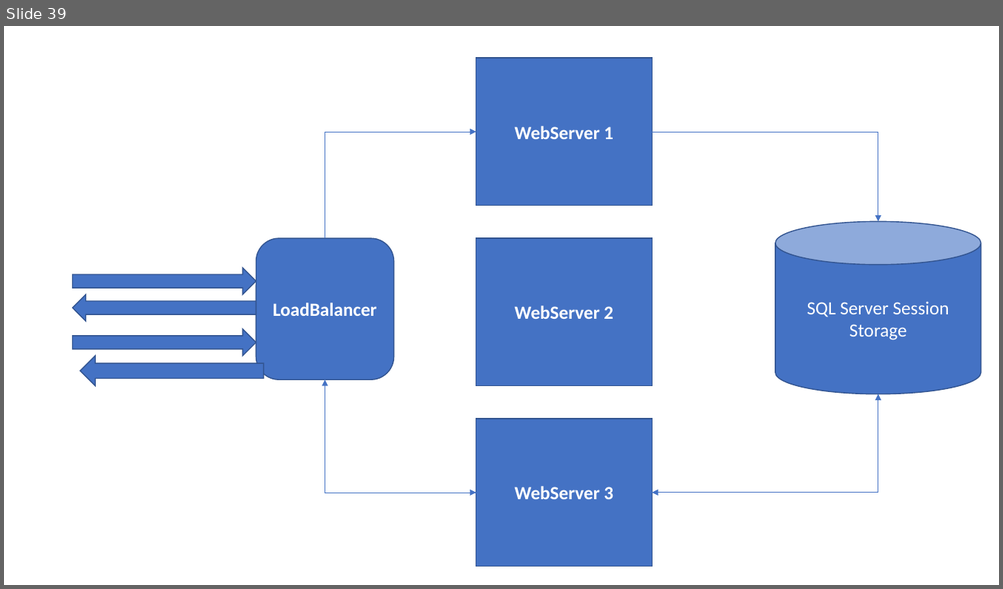
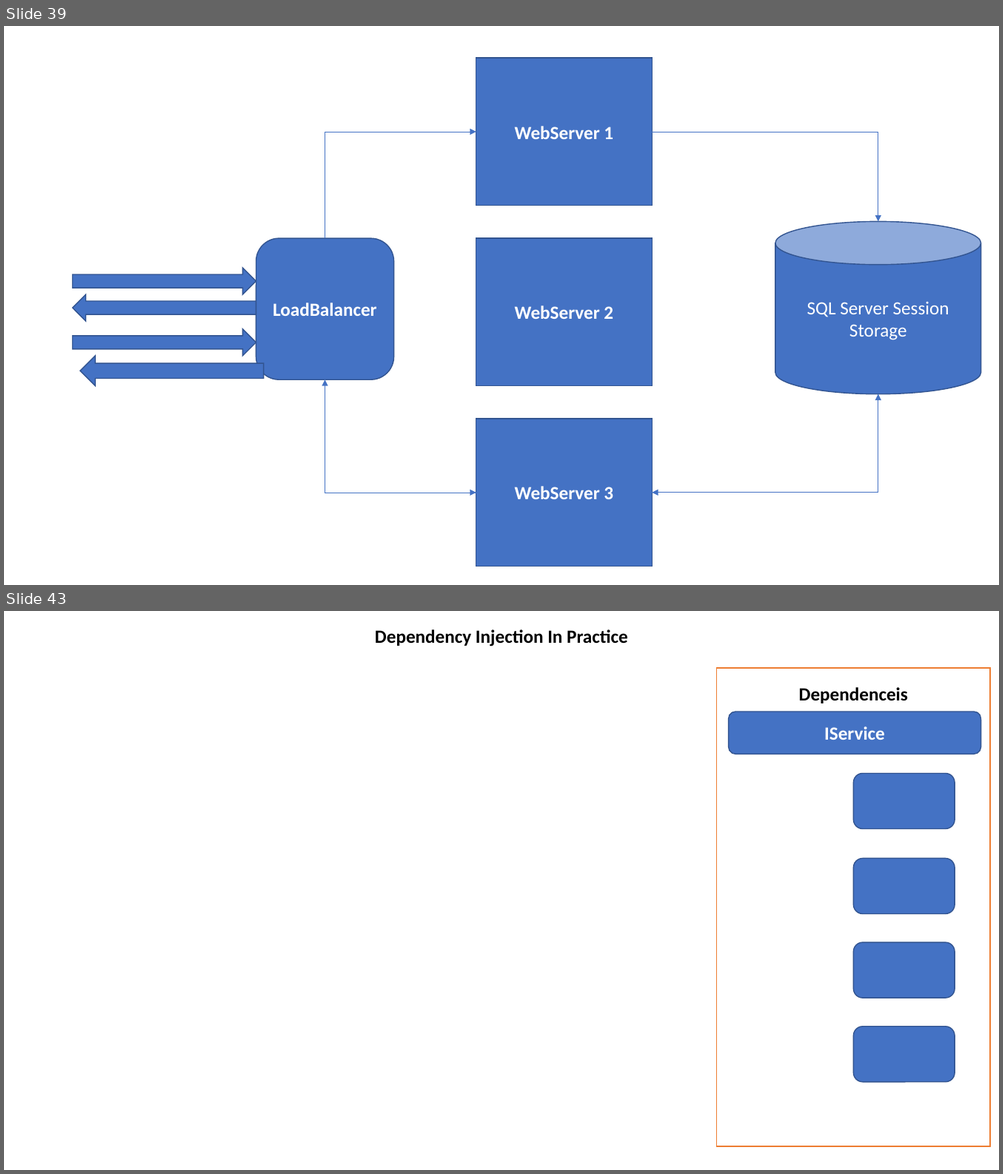
Before and after one commit to maheshsabnis/NetFrwk_Projects, a slide deck: Training-Images.pptx. Shown one above the other, each under a label of ours: slide 39 before the commit, slides 39 and 43 after it; the slides between them are not shown. The pictures are 1003x589 and 1003x1174 pixels, drawn with LibreOffice and Linux fonts; fonts in the diff are those of the drawing. Boxes give left, top, right and bottom in pixels: in the first picture for what was removed or moved away, otherwise in the second. Text is boxed around its words. In the diff, an @@ line names an element or a change of style, - is before the commit and + after.

```diff
--- a/Training-Images.pptx
+++ b/Training-Images.pptx
@@ slide 43 added at (4,611,999,1170), background #FFFFFF @@
@@ text added at (375,629,628,647), 18 pt, text #000000, bold @@
+Dependency Injection In Practice
@@ rectangle added at (717,669,990,1147), fill #FFFFFF, outline #ED7D31 1 pt @@
@@ text added at (799,687,908,703), 18 pt, text #000000, bold @@
+Dependenceis
@@ rounded rectangle added at (728,712,981,755), fill #4472C4, outline #325491 1 pt, 18 pt, text #FFFFFF, bold @@
+IService
@@ rounded rectangle added at (853,774,955,829), fill #4472C4, outline #325491 1 pt @@
@@ rounded rectangle added at (853,859,955,914), fill #4472C4, outline #325491 1 pt @@
@@ rounded rectangle added at (853,943,955,998), fill #4472C4, outline #325491 1 pt @@
@@ rounded rectangle added at (853,1027,955,1082), fill #4472C4, outline #325491 1 pt @@
```
Also in this commit, not shown: 3 other slides added, 22 other files.
